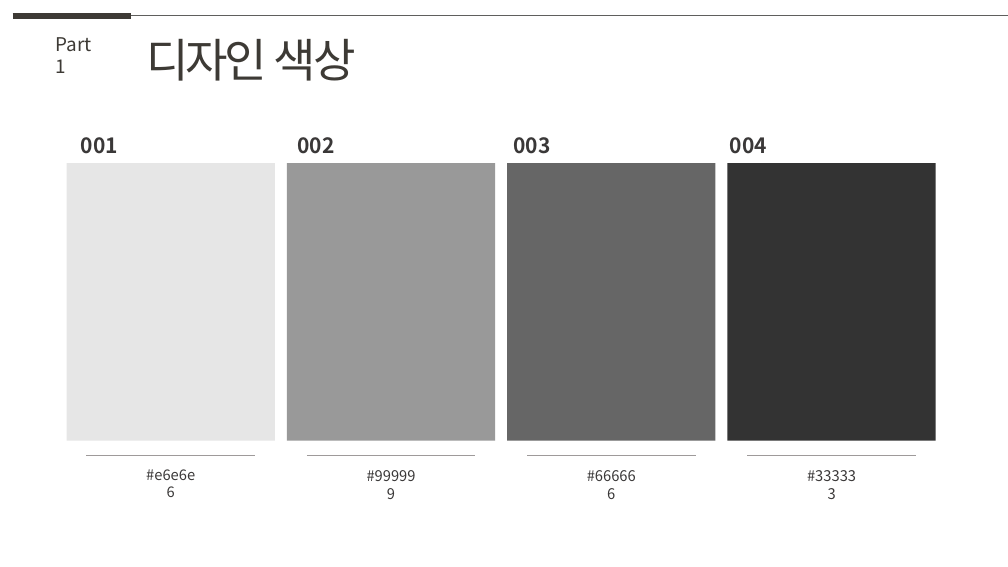
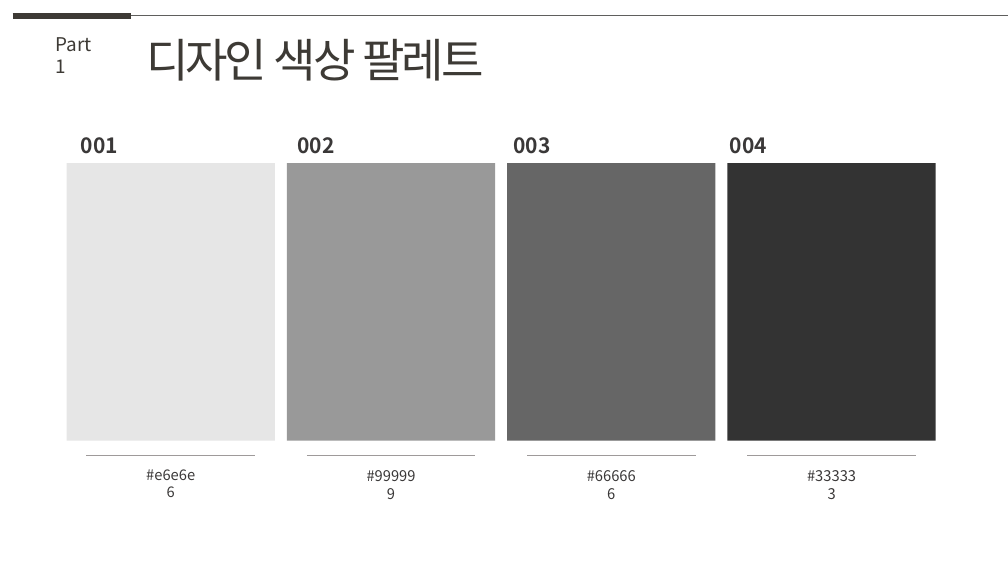
Before and after one commit to ostrichick/MaruProject, a slide deck: slide 17 of 20220929_teamA.pptx (slide 7 before the commit). Drawn at 1008x567 pixels with LibreOffice and Linux fonts; fonts in the diff are those of the drawing. Boxes give left, top, right and bottom in pixels: in the first picture for what was removed or moved away, otherwise in the second. Text is boxed around its words. In the diff, an @@ line names an element or a change of style, - is before the commit and + after.

```diff
--- a/20220929_teamA.pptx
+++ b/20220929_teamA.pptx
@@ text at [146, 38, 483, 81]: text changed @@
-디자인 색상
+디자인 색상 팔레트
```
Also in this commit, not shown: 18 other slides changed, 17 slides added, 5 slides removed, 5 other files.
